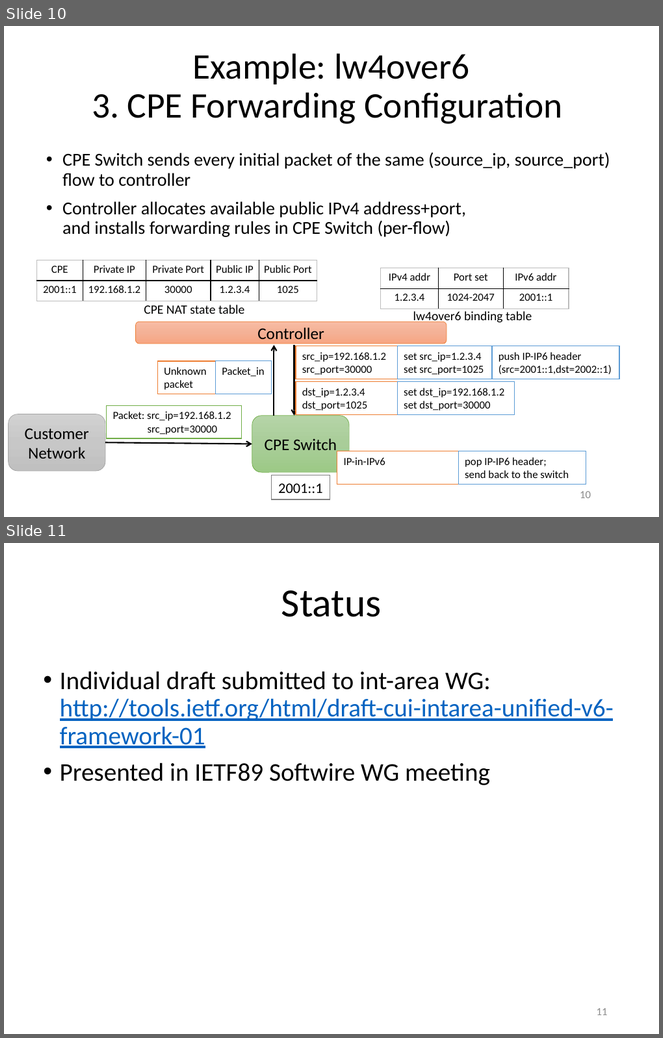
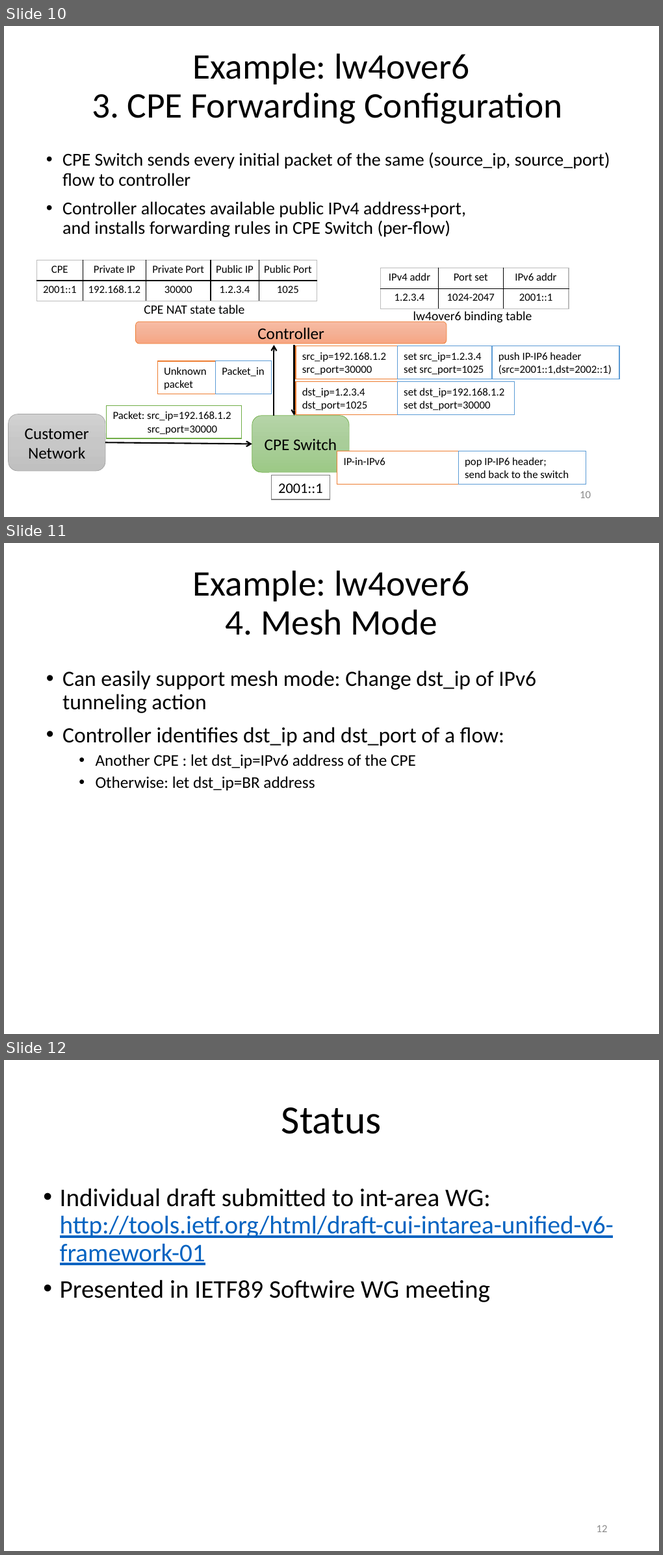
Before and after one commit to gnocuil/draft-sdn, a slide deck: Unified IPv6 Transition Framework With Flow-based Forwarding.pptx. Shown one above the other, each under a label of ours: slides 10 and 11 before the commit, slides 10, 11 and 12 after it. The pictures are 663x1038 and 663x1555 pixels, drawn with LibreOffice and Linux fonts; fonts in the diff are those of the drawing. Boxes give left, top, right and bottom in pixels: in the first picture for what was removed or moved away, otherwise in the second. Text is boxed around its words. In the diff, an @@ line names an element or a change of style, - is before the commit and + after.

Commit message:
add mesh mode

```diff
--- a/Unified IPv6 Transition Framework With Flow-based Forwarding.pptx
+++ b/Unified IPv6 Transition Framework With Flow-based Forwarding.pptx
@@ slide 11 added at (x1=4, y1=543, x2=659, y2=1034), background #FFFFFF @@
@@ title added at (x1=193, y1=570, x2=470, y2=635), 39.6 pt, text #000000 @@
+Example: lw4over6
+4. Mesh Mode
@@ text added at (x1=62, y1=670, x2=536, y2=791), 24 pt, text #000000 @@
+• Can easily support mesh mode: Change dst_ip of IPv6 tunneling action
+• Controller identifies dst_ip and dst_port of a flow:
+  • Another CPE : let dst_ip=IPv6 address of the CPE
+  • Otherwise: let dst_ip=BR address
@@ what was slide 11 is now slide 12 @@
@@ page number at (x1=597, y1=1525, x2=608, y2=1533): text changed @@
-11
+12
```
Also in this commit, not shown: 2 slides changed.
